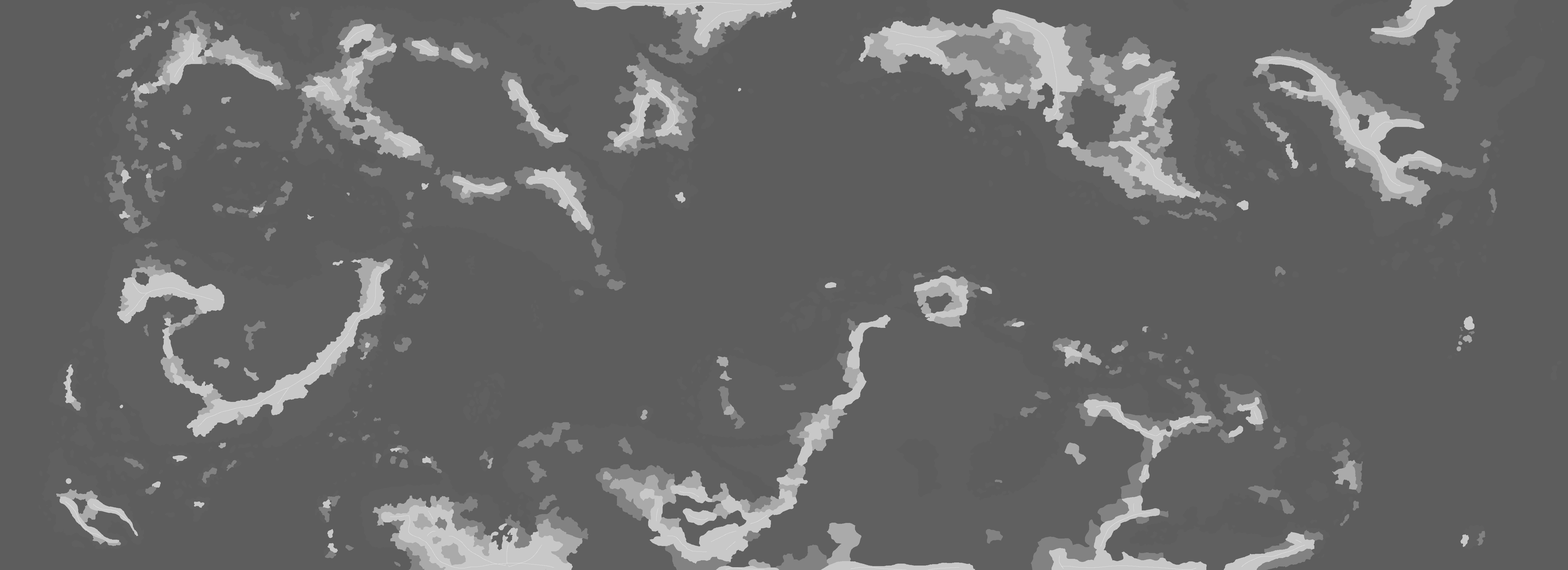
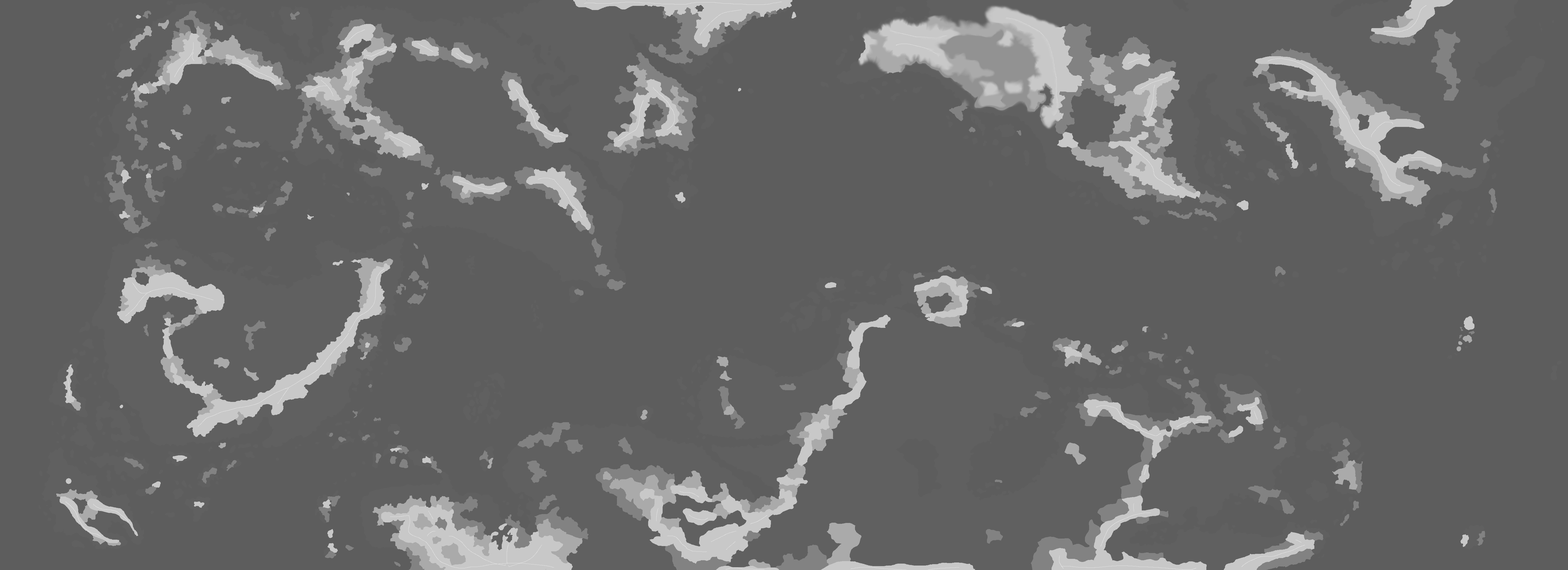
Revision of a layered 1568x570 image; what changed, layer by layer:
painted on "Pasted Layer #1" over box(857, 4, 1062, 130)
